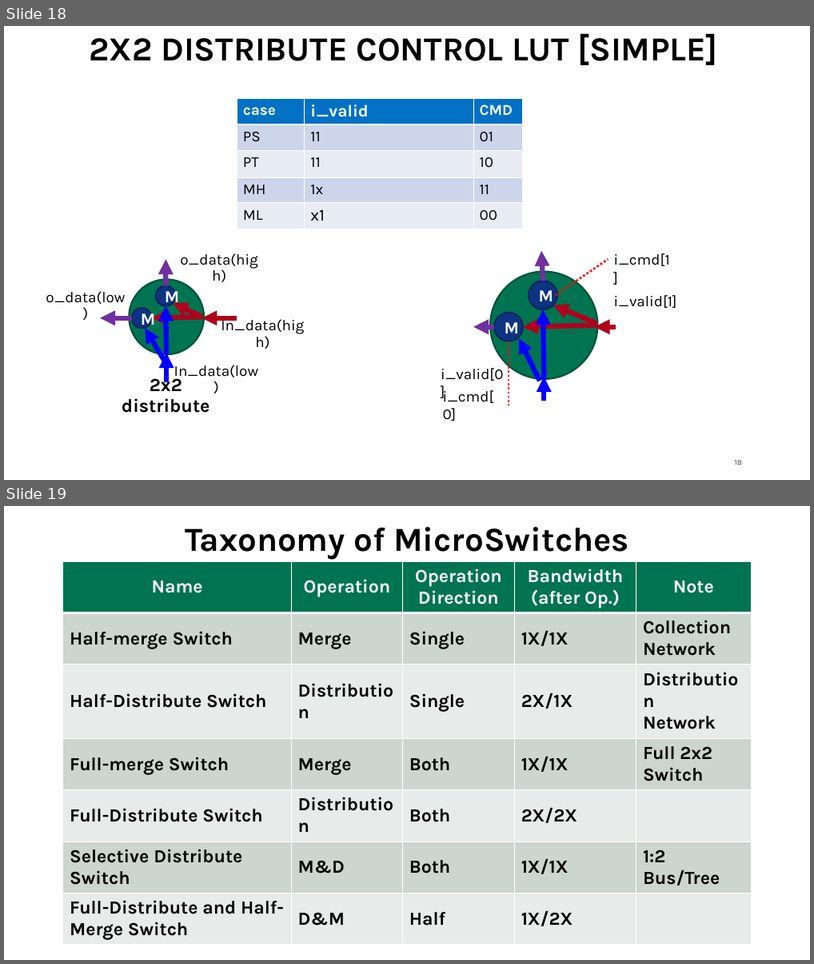
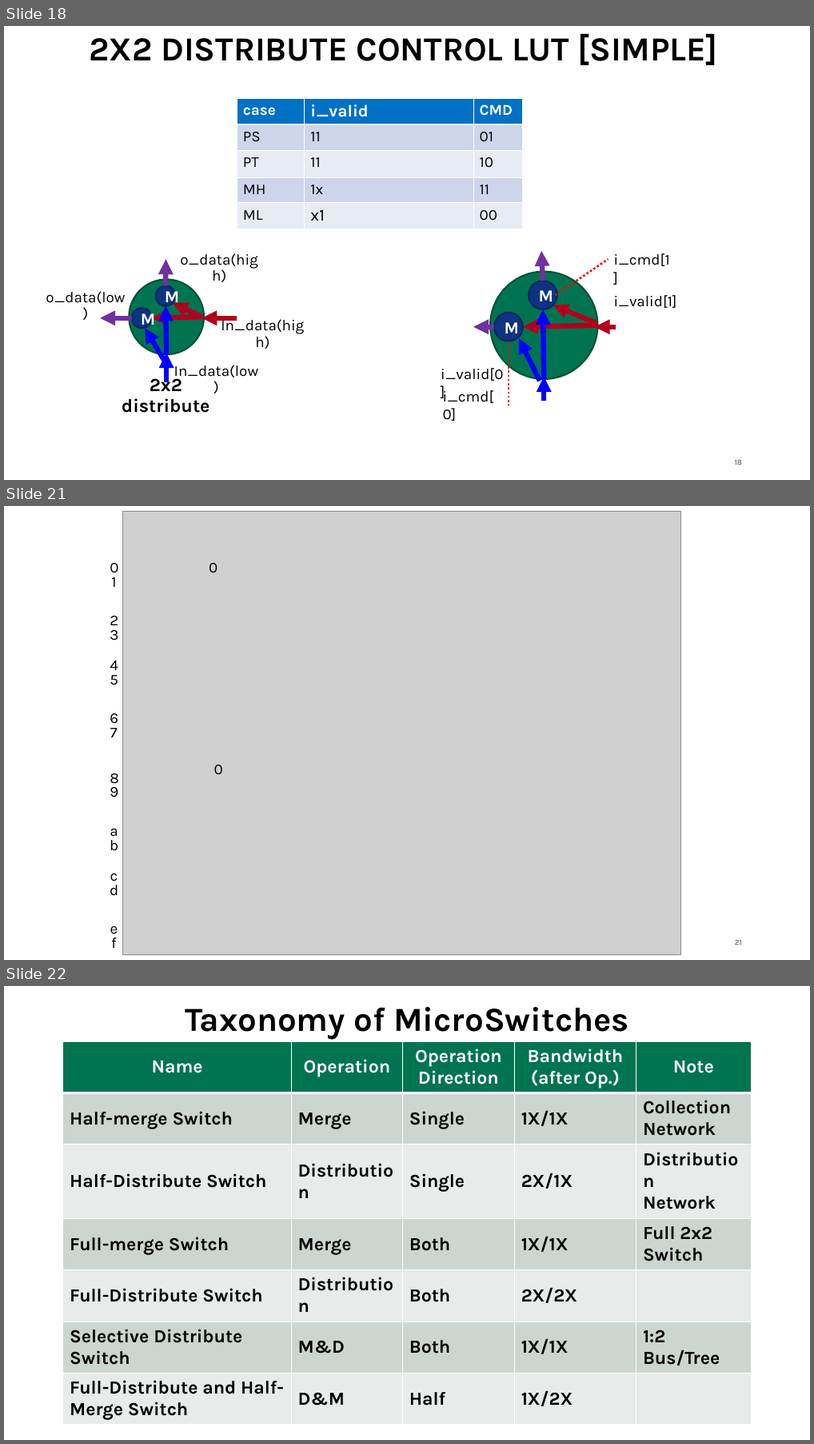
Before and after one commit to georgia-tech-synergy-lab/AcceleratorNoC, a slide deck: microswitch.pptx. Shown one above the other, each under a label of ours: slides 18 and 19 before the commit, slides 18, 21 and 22 after it; the slides between them are not shown. The pictures are 814x964 and 814x1444 pixels, drawn with LibreOffice and Linux fonts; fonts in the diff are those of the drawing; grey boxes stand for pictures. Boxes give left, top, right and bottom in pixels: in the first picture for what was removed or moved away, otherwise in the second. Text is boxed around its words. In the diff, an @@ line names an element or a change of style, - is before the commit and + after.

```diff
--- a/microswitch.pptx
+++ b/microswitch.pptx
@@ slide 21 added at box(4, 506, 810, 960), background #FFFFFF; not listed: 1 template element that a slide beside it also shows @@
@@ picture added at box(122, 512, 681, 954) @@
@@ title added at box(245, 509, 562, 512), 40 pt, text #000000, bold @@
+BENES MULTI_HIGH
@@ text added at box(110, 563, 118, 572), 18 pt, text #000000 @@
+0
@@ text added at box(111, 577, 116, 587), 18 pt, text #000000 @@
+1
@@ text added at box(209, 563, 218, 572), 18 pt, text #000000 @@
+0
@@ text added at box(110, 616, 118, 625), 18 pt, text #000000 @@
+2
@@ text added at box(110, 630, 118, 640), 18 pt, text #000000 @@
+3
@@ text added at box(110, 660, 118, 670), 18 pt, text #000000 @@
+4
@@ text added at box(110, 675, 118, 685), 18 pt, text #000000 @@
+5
@@ text added at box(110, 713, 118, 723), 18 pt, text #000000 @@
+6
@@ text added at box(110, 728, 118, 737), 18 pt, text #000000 @@
+7
@@ text added at box(214, 764, 223, 774), 18 pt, text #000000 @@
+0
@@ text added at box(110, 783, 118, 797), 18 pt, text #000000 @@
+9
@@ text added at box(110, 773, 119, 788), 18 pt, text #000000 @@
+8
@@ text added at box(110, 840, 118, 850), 18 pt, text #000000 @@
+b
@@ text added at box(110, 828, 118, 840), 18 pt, text #000000 @@
+a
@@ text added at box(110, 884, 118, 895), 18 pt, text #000000 @@
+d
@@ text added at box(110, 872, 118, 885), 18 pt, text #000000 @@
+c
@@ text added at box(110, 925, 118, 938), 18 pt, text #000000 @@
+e
@@ text added at box(111, 937, 116, 948), 18 pt, text #000000 @@
+f
@@ what was slide 19 is now slide 22 @@
```
Also in this commit, not shown: 2 other slides added, 3 other files.
